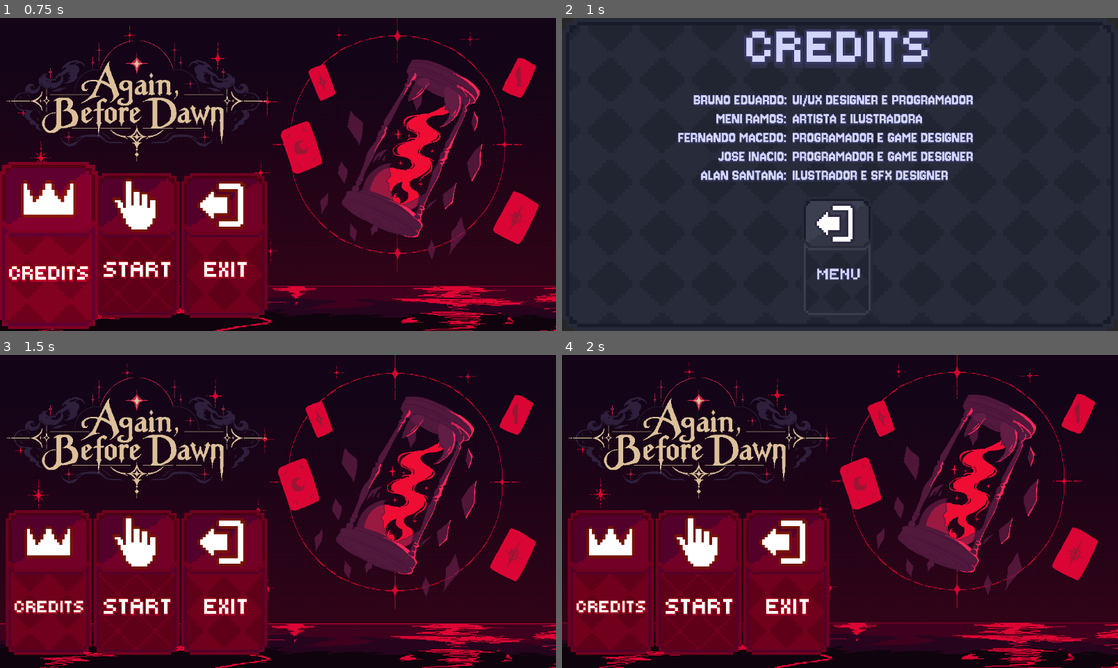
Above: before the commit, frames 1-4 (two rows, left to right).
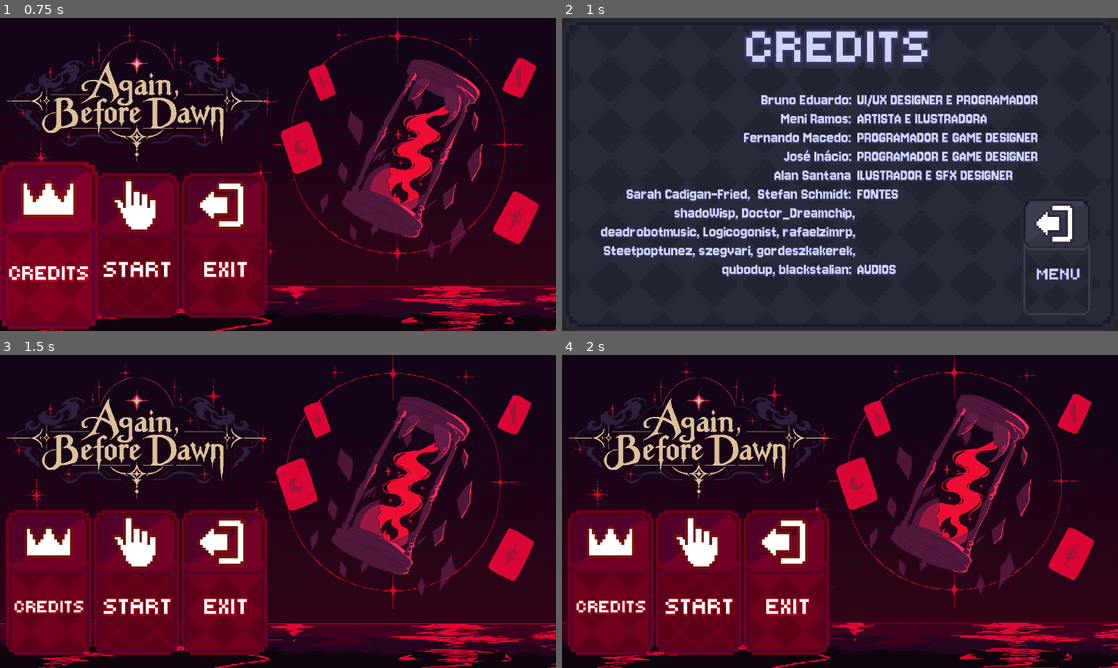
Above: after the commit, the same moments.

Repository: Joseinaciomf/GameJamPlus
Game: Godot game, scene res://Main/Scenes/main_menu.tscn
Two runs of this game, one before a commit and one after it. Both use one fixed random seed, a clock stepped at 60 frames per second and the inputs below. The engine's default icon, where the game draws it, is replaced by a stand-in: a white triangle on a blue panel in a dark square.
Inputs:
- Up to frame 1 (0.75 s): click "CREDITS" at 0.5 s
- Up to frame 2 (1 s): no input
- Up to frame 3 (1.5 s): click "MENU" at 1.25 s
- Up to frame 4 (2 s): no input

Frame 1 is identical in both runs. In frame 2, 14% of the frame differs, in the area x 7-95%, y 24-95%; in frame 3, 6.1%; in frame 4, 8.2%.

Commit message:
Mudancas finais para build 1

Diff:
--- a/Assets/Dialogues/dialogue_box.tscn
+++ b/Assets/Dialogues/dialogue_box.tscn
@@ -7,11 +7,11 @@
 [ext_resource type="FontFile" uid="uid://tsix7gmscf11" path="res://Assets/Fonts/Tiny5-Regular.ttf" id="3_jgmw8"]
 [ext_resource type="FontFile" uid="uid://cljanmqcoge7q" path="res://Assets/Fonts/Jersey10-Regular.ttf" id="6_jgmw8"]
 
+[sub_resource type="StyleBoxTexture" id="StyleBoxTexture_0fmu8"]
+texture = ExtResource("2_alol7")
+
 [sub_resource type="StyleBoxTexture" id="StyleBoxTexture_jgmw8"]
 texture = ExtResource("2_m4aga")
-
-[sub_resource type="StyleBoxTexture" id="StyleBoxTexture_0fmu8"]
-texture = ExtResource("2_alol7")
 
 [node name="DialogueBox" type="CanvasLayer" unique_id=505788276]
 script = ExtResource("1_lihx8")
@@ -90,9 +90,9 @@
 z_index = 2
 layout_mode = 0
 offset_left = 20.0
-offset_top = -45.0
+offset_top = -55.0
 offset_right = 246.0
-offset_bottom = 35.0
+offset_bottom = 25.0
 theme_override_styles/panel = SubResource("StyleBoxTexture_jgmw8")
 
 [node name="MarginContainer" type="MarginContainer" parent="DialogueControl/NameBox" unique_id=1379563255]
--- a/Main/Scenes/credits.tscn
+++ b/Main/Scenes/credits.tscn
@@ -69,7 +69,7 @@
 alignment = 1
 
 [node name="AUTOR" type="RichTextLabel" parent="PanelContainer/VBoxContainer/HBoxContainer" unique_id=1484687265]
-custom_minimum_size = Vector2(300, 260)
+custom_minimum_size = Vector2(567.49, 480)
 clip_contents = false
 layout_mode = 2
 mouse_filter = 2
@@ -84,15 +84,18 @@
 theme_override_constants/text_highlight_h_padding = 10
 theme_override_fonts/normal_font = ExtResource("4_he5oc")
 theme_override_font_sizes/normal_font_size = 35
-text = "BRUNO EDUARDO:
-MENI RAMOS:
-FERNANDO MACEDO:
-JOSE INACIO:
-ALAN SANTANA: "
+text = "Bruno Eduardo:
+Meni Ramos:
+Fernando Macedo:
+José Inácio:
+Alan Santana
+Sarah Cadigan-Fried,  Stefan Schmidt:
+shadoWisp, Doctor_Dreamchip, deadrobotmusic, Logicogonist, rafaelzimrp, Steetpoptunez, szegvari, gordeszkakerek, qubodup, blackstalian: "
+scroll_active = false
 horizontal_alignment = 2
 
 [node name="FUNCAO" type="RichTextLabel" parent="PanelContainer/VBoxContainer/HBoxContainer" unique_id=1688598713]
-custom_minimum_size = Vector2(500, 260)
+custom_minimum_size = Vector2(500, 480)
 clip_contents = false
 layout_mode = 2
 mouse_filter = 2
@@ -111,13 +114,19 @@
 ARTISTA E ILUSTRADORA
 PROGRAMADOR E GAME DESIGNER
 PROGRAMADOR E GAME DESIGNER
-ILUSTRADOR E SFX DESIGNER"
+ILUSTRADOR E SFX DESIGNER
+FONTES
+
+
+
+AUDIOS"
+scroll_active = false
 
 [node name="Exit" type="TextureButton" parent="." unique_id=22145359]
 layout_mode = 0
-offset_left = 445.0
+offset_left = 900.0
 offset_top = 370.0
-offset_right = 695.00073
+offset_right = 1150.0009
 offset_bottom = 619.99994
 pivot_offset = Vector2(125, 125)
 texture_normal = ExtResource("3_kp4k1")
Not shown: 1 places in Assets/Dialogues/dialogue_box.tscn that only renumber resources
